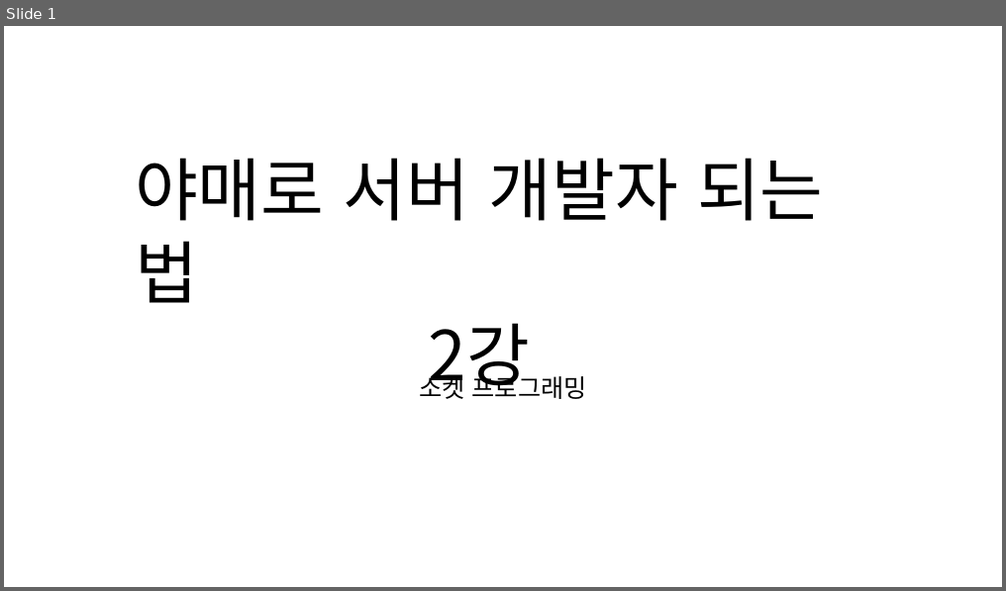
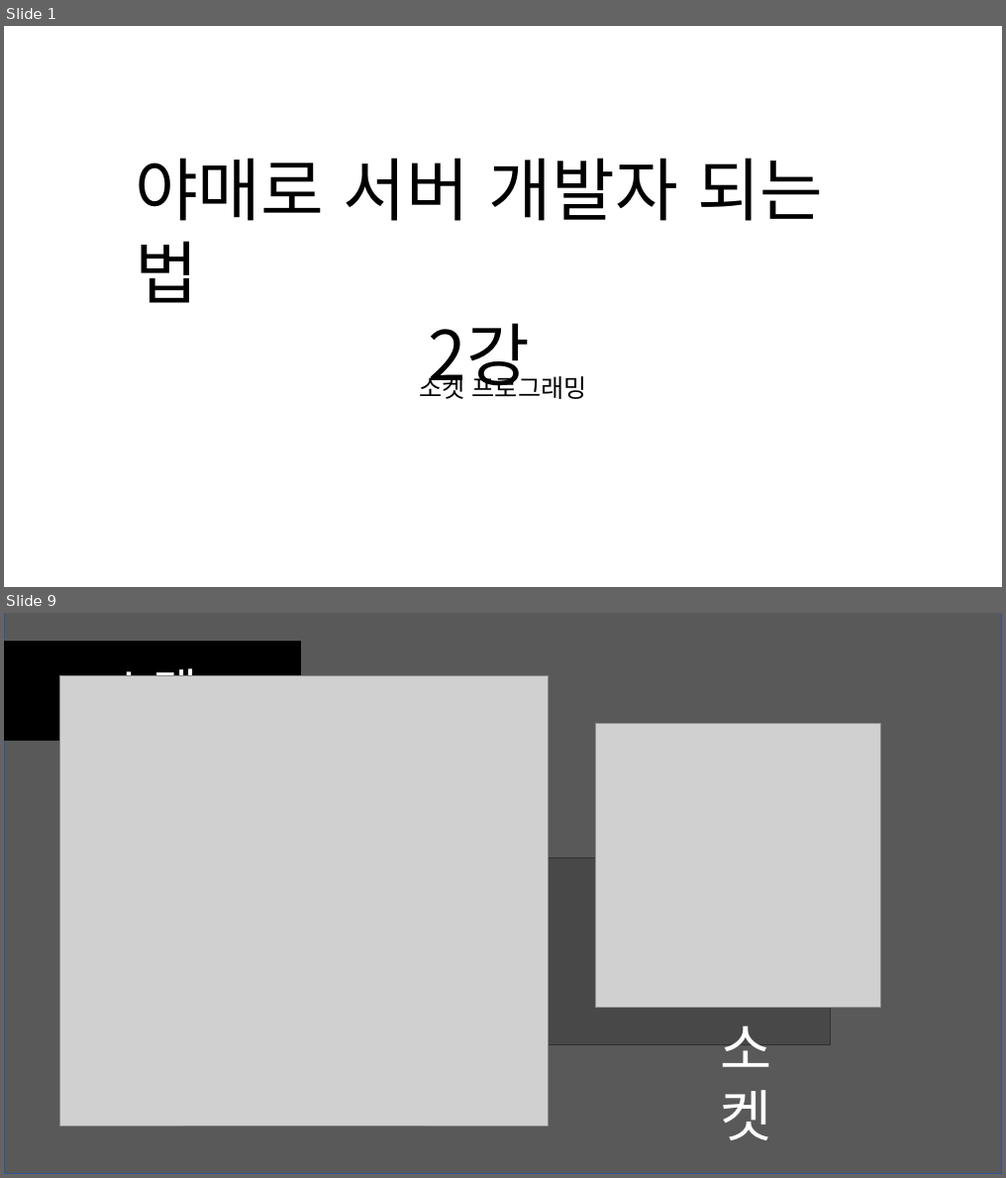
Before and after one commit to SEH00N/SDLU, a slide deck: ServerLecture/PT/2강 소켓 프로그래밍.pptx. Shown one above the other, each under a label of ours: slide 1 before the commit, slides 1 and 9 after it; the slides between them are not shown. The pictures are 1006x591 and 1006x1178 pixels, drawn with LibreOffice and Linux fonts; fonts in the diff are those of the drawing; grey boxes stand for pictures. Boxes give left, top, right and bottom in pixels: in the first picture for what was removed or moved away, otherwise in the second. Text is boxed around its words. In the diff, an @@ line names an element or a change of style, - is before the commit and + after.

```diff
--- a/ServerLecture/PT/2강 소켓 프로그래밍.pptx
+++ b/ServerLecture/PT/2강 소켓 프로그래밍.pptx
@@ slide 9 added at bbox=[4, 613, 1002, 1174], background #FFFFFF @@
@@ rectangle added at bbox=[4, 613, 1002, 1174], fill #000000 at 65% opacity, outline #325491 1 pt @@
@@ rectangle added at bbox=[4, 641, 300, 741], fill #000000, outline #000000 1 pt, 48 pt, text #FFFFFF @@
+소켓
@@ picture added at bbox=[60, 676, 548, 1126] @@
@@ picture added at bbox=[595, 723, 880, 1008] @@
@@ picture added at bbox=[176, 858, 831, 1045] @@
@@ text added at bbox=[721, 1026, 772, 1141], 54 pt, text #FFFFFF @@
+소켓
```
Also in this commit, not shown: 1 slide changed, 11 other slides added, 3 other files.
